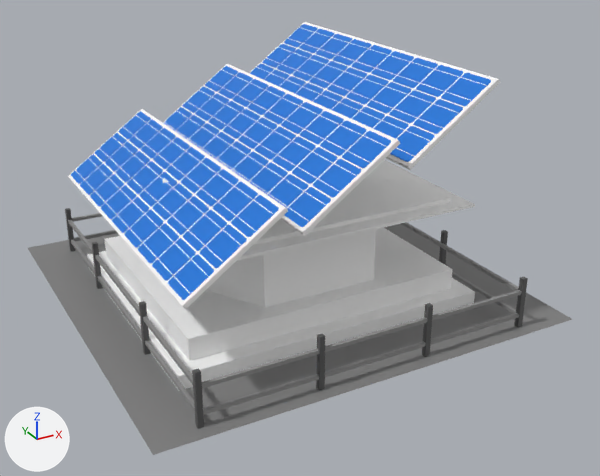
The FBX model AppliedGameJamUnity/Assets/GamePlayAssets/Models/Building_1by1_Sustainable.fbx: old version first, new version second.
Both versions are drawn from a 50 mm camera at (-0.844, -1.656, 0.929) aimed at (0.023, -0.08, 0.141). The lights are fixed; the arrows at lower left show +X, +Y and +Z. Where no turn or scale is listed for an object, it has been applied to the vertices.
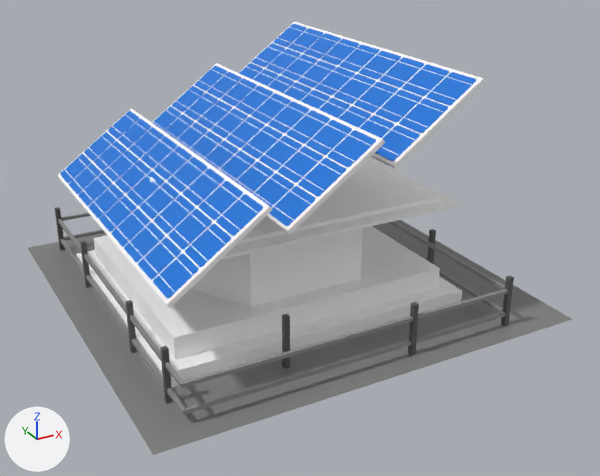
Where the newer file only moved an object's origin or applied its transform, the numbers keep the older frame.

Diff of the bpy script that builds the scene:
```diff
--- a/AppliedGameJamUnity/Assets/GamePlayAssets/Models/Building_1by1_Sustainable.fbx.py
+++ b/AppliedGameJamUnity/Assets/GamePlayAssets/Models/Building_1by1_Sustainable.fbx.py
@@ ob_pcube191 @@
 ob_pcube191 = bpy.data.objects.new('pCube191', me_mesh_011)
-ob_pcube191.location = (0.38, -0.172, 0.0647)
-ob_pcube191.rotation_euler = (1.571, 0.0, 0.0)  # degrees (90, 0, 0)
-ob_pcube191.scale = (0.000119, 0.00133, 0.000119)
+ob_pcube191.location = (38.84, -21.1, 15.29)
+ob_pcube191.scale = (0.0119, 0.133, 0.0119)
@@ ob_pcube189 @@
 ob_pcube189 = bpy.data.objects.new('pCube189', me_mesh_009)
-ob_pcube189.location = (-0.397, -0.172, 0.0647)
-ob_pcube189.rotation_euler = (1.571, 0.0, 0.0)  # degrees (90, 0, 0)
-ob_pcube189.scale = (0.000119, 0.00133, 0.000119)
+ob_pcube189.parent = ob_solarpanel
+ob_pcube189.location = (-38.84, -21.1, 15.29)
+ob_pcube189.scale = (0.0119, 0.133, 0.0119)
@@ ob_pcube184 @@
 ob_pcube184 = bpy.data.objects.new('pCube184', me_mesh_004)
-ob_pcube184.location = (0.37, -0.462, 0.065)
+ob_pcube184.location = (0.348, -0.444, 0.065)
@@ ob_pcylinder31 @@
 ob_pcylinder31 = bpy.data.objects.new('pCylinder31', me_mesh_015)
-ob_pcylinder31.location = (-0.021, -0.018, -0.288)
+ob_pcylinder31.location = (-0.044, 0.001, -0.288)
@@ ob_pcube190 @@
 ob_pcube190 = bpy.data.objects.new('pCube190', me_mesh_010)
-ob_pcube190.location = (-0.397, 0.174, 0.0647)
-ob_pcube190.rotation_euler = (1.571, 0.0, 0.0)  # degrees (90, 0, 0)
-ob_pcube190.scale = (0.000119, 0.00133, 0.000119)
+ob_pcube190.parent = ob_solarpanel
+ob_pcube190.location = (-38.84, -21.1, -19.32)
+ob_pcube190.scale = (0.0119, 0.133, 0.0119)
@@ ob_pcube181 @@
 ob_pcube181 = bpy.data.objects.new('pCube181', me_mesh_001)
-ob_pcube181.location = (-0.397, -0.462, 0.065)
+ob_pcube181.location = (-0.419, -0.361, 0.065)
@@ ob_pcube182 @@
 ob_pcube182 = bpy.data.objects.new('pCube182', me_mesh_002)
-ob_pcube182.location = (-0.141, -0.462, 0.065)
+ob_pcube182.location = (-0.164, -0.361, 0.065)
@@ ob_pcube195 @@
 ob_pcube195 = bpy.data.objects.new('pCube195', me_mesh_013)
-ob_pcube195.location = (-0.013, -0.019, 0.058)
+ob_pcube195.location = (-0.035, 0.0, 0.058)
@@ ob_pcube196 @@
 ob_pcube196 = bpy.data.objects.new('pCube196', me_mesh_014)
-ob_pcube196.location = (0.048, -0.019, 0.058)
+ob_pcube196.location = (0.025, 0.0, 0.058)
@@ ob_pcube188 @@
 ob_pcube188 = bpy.data.objects.new('pCube188', me_mesh_008)
-ob_pcube188.location = (-0.397, 0.425, 0.0647)
-ob_pcube188.rotation_euler = (1.571, 0.0, 0.0)  # degrees (90, 0, 0)
-ob_pcube188.scale = (0.000119, 0.00133, 0.000119)
+ob_pcube188.parent = ob_solarpanel
+ob_pcube188.location = (-38.84, -21.1, -44.37)
+ob_pcube188.scale = (0.0119, 0.133, 0.0119)
@@ ob_pcube180 @@
 ob_pcube180 = bpy.data.objects.new('pCube180', me_mesh_016)
-ob_pcube180.location = (-0.023, -0.005, 0.0)
+ob_pcube180.location = (-0.045, 0.013, 0.0)
@@ ob_pcube183 @@
 ob_pcube183 = bpy.data.objects.new('pCube183', me_mesh_003)
-ob_pcube183.location = (0.114, -0.462, 0.065)
+ob_pcube183.location = (0.092, -0.444, 0.065)
@@ ob_solarpanel @@
+ob_solarpanel = bpy.data.objects.new('SolarPanel', None)
+ob_solarpanel.location = (-0.031, -0.000165, 0.276)
+ob_solarpanel.rotation_euler = (1.571, 0.0, 0.0)  # degrees (90, 0, 0)
+ob_solarpanel.scale = (0.01, 0.01, 0.01)
```

Changed parts and their boxes [x1, y1, x2, y2] in the pictures (600 x 476 px):
'pCube180', moved
    before: [68, 22, 500, 309]
    after: [57, 22, 485, 308]
'pCylinder31', moved
    before: [87, 227, 475, 389]
    after: [76, 226, 462, 388]
'pCube195', moved
    before: [72, 213, 522, 415]
    after: [61, 212, 508, 414]
'pCube196', moved
    before: [68, 220, 519, 411]
    after: [58, 219, 505, 414]
'pCube181', moved
    before: [192, 368, 204, 429]
    after: [160, 346, 173, 404]
'pCube182', moved
    before: [316, 334, 325, 390]
    after: [282, 314, 290, 369]
'pCube183', moved
    before: [422, 303, 433, 357]
    after: [408, 302, 419, 355]
'pCube184', moved
    before: [514, 277, 528, 327]
    after: [501, 276, 514, 326]
'pCube189', moved, rescaled, turned
    before: [139, 301, 150, 355]
    after: [125, 300, 137, 353]
'pCube190', moved, rescaled, turned
    before: [92, 242, 103, 289]
    after: [80, 241, 91, 288]
'pCube188', moved, rescaled, turned
    before: [65, 208, 75, 251]
    after: [55, 207, 65, 251]
'pCube191', moved, rescaled, turned
    before: [439, 230, 448, 264]
    after: [427, 229, 436, 264]
